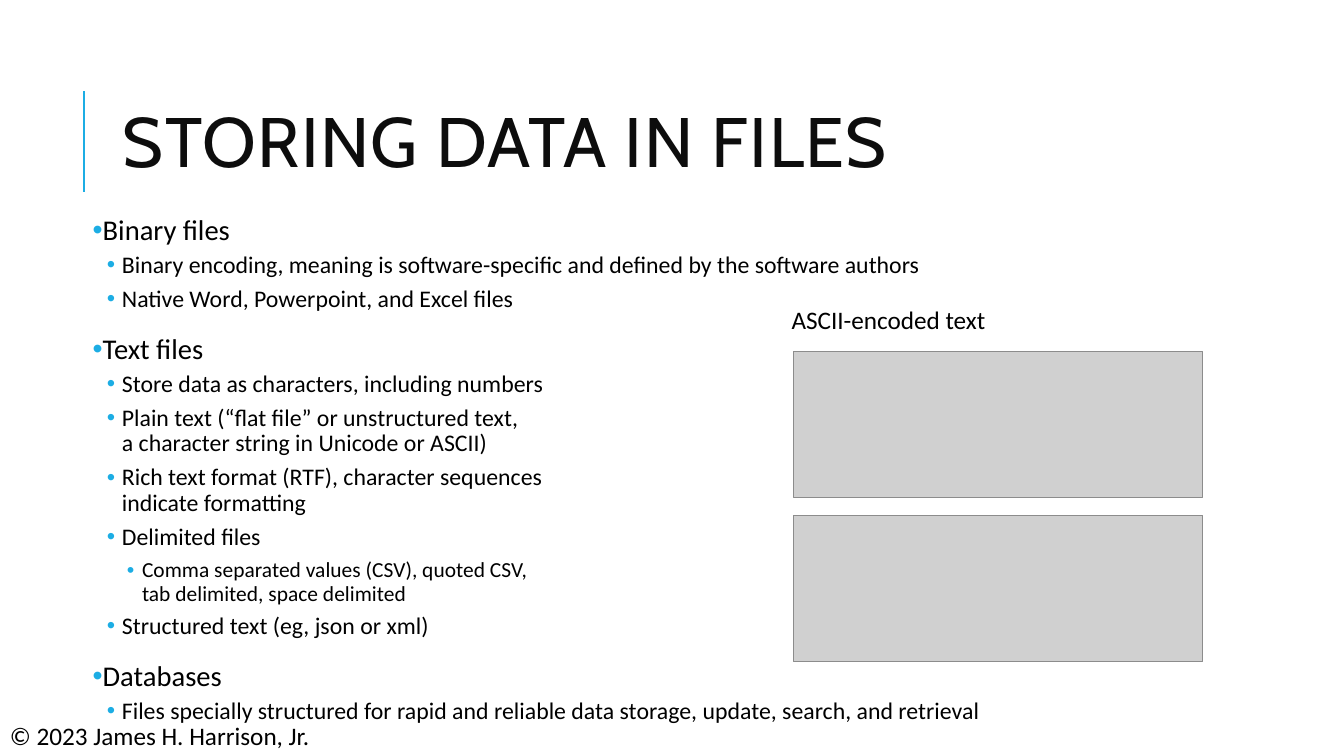
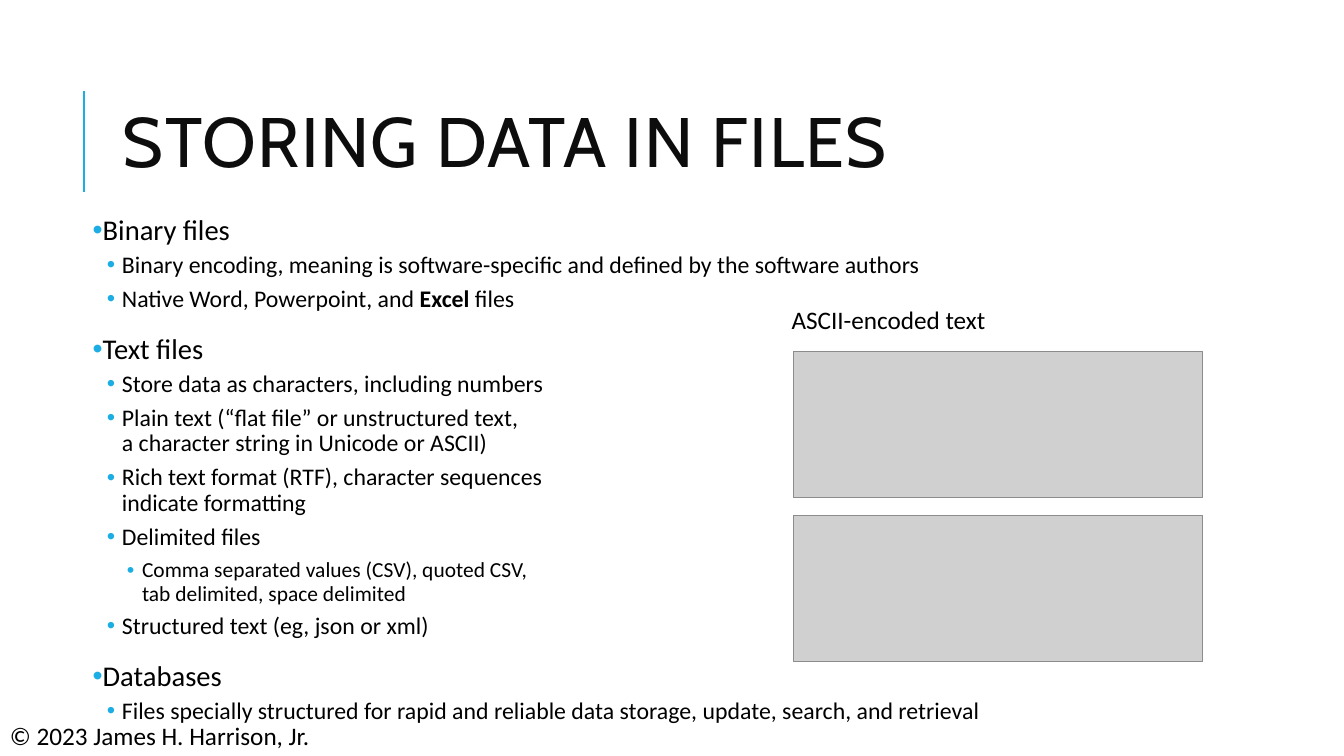
Before and after one commit to pcmathias/MSACL-data-literacy, a slide deck: slide 31 of presentations/DS 100 - Data Literacy and Management Basics.pptx (slide 30 before the commit). Drawn at 1344x756 pixels with LibreOffice and Linux fonts; fonts in the diff are those of the drawing; grey boxes stand for pictures. Boxes give left, top, right and bottom in pixels: in the first picture for what was removed or moved away, otherwise in the second. Text is boxed around its words. In the diff, an @@ line names an element or a change of style, - is before the commit and + after.

```diff
--- a/presentations/DS 100 - Data Literacy and Management Basics.pptx
+++ b/presentations/DS 100 - Data Literacy and Management Basics.pptx
@@ text at (122,290,514,311): bold on in "Excel" @@
```
Also in this commit, not shown: 1 other slide changed, 2 slides added.
